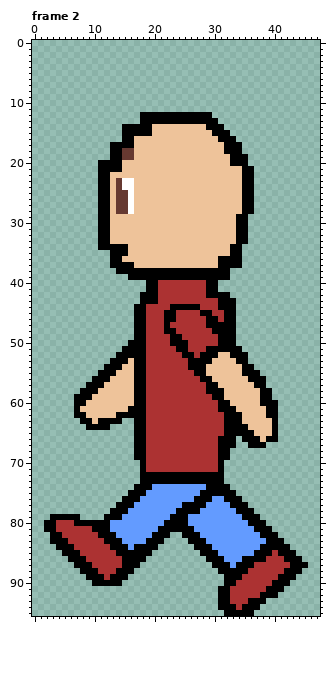
Two states of a pixel-art file, images/test/PlrSpriteTest/AnimationTesting/Done/PlrLeftSideWalk.ase. Above, as it was before the edit.
48x96 pixels, 4 frames. Shown: frame 2. The commit also changed other frames, which this record leaves out.
The same view after the edit:
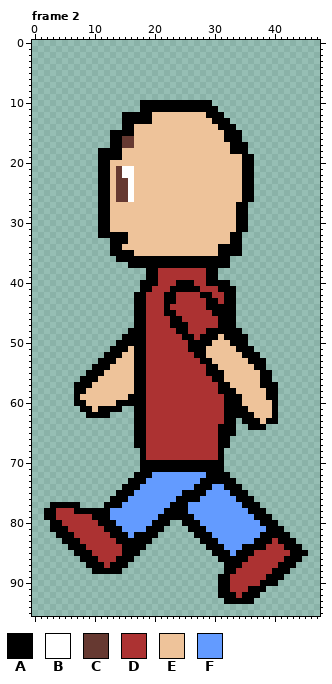
Palette (. is transparent): A #000000  B #ffffff  C #663931  D #ac3232  E #eec39a  F #639bff
Author's note on the commit: edited rendering logic and walk animation
Change:
layer "Whole" now shown
layer "Head" now hidden
layer "Shirt" now hidden
layer "Arms" now hidden
layer "Pants" now hidden
layer "Feet" now hidden
Changed rows in their new state; - is an unchanged pixel.
Frame 2:
first column x 11:
10 -------AAAAAAAAAAAA-------
11 -------AAAAAAAAAAAAA------
12 ----AAA--EEEEEEEEE-AA-----
13 ----AAA--EEEEEEEEEE-AA----
14 ------EEE---------EE-AA---
15 --AA--EEE----------EE-AA--
16 --AACC--------------E--A--
17 ----CC---------------E--A-
18 AA--EE---------------E--A-
19 AA--EE----------------EE-A
20 --EE------------------EE-A
21 --ECBB--------------------
22 ---CBB--------------------
23 ----C---------------------
24 ----C---------------------
27 ---EEE-----------------A-.
28 ---EEE-----------------A-.
first column x 2:
32 -----------AAA-----------------A-.----------
33 ---------..AAA-----------------A-.----------
34 ---------..--E---------------AA-------------
35 --------------A--------------AA-------------
36 -----------.-AAAAAAAAAAAAAAAA--..-----------
37 -----------...-AAAAAAAAAAAAAA--..-----------
38 ------------.....--DDDDDDDD--..-------------
39 --------------...--DDDDDDDD--..-------------
40 ----------------A-----AAA----AA-------------
41 ----------------A-D--AAAAA-DDAAA------------
42 ---------------A-DD-AA----A-DD-A------------
43 ---------------A-DD-AA-----AAD--------------
44 --------------------ADDDDD-AA---------------
45 --------------------------DDAA--------------
46 --------------------D-A----DDA--------------
47 --------------------DAAA---DD---------------
48 --------------A-----DDAA---A----A-----------
49 -------------AA------DDAA-AAAE--AA----------
50 ------------AA-------DDDAAAAEEE-AA----------
51 -----------AA-E-------DDAAAEEEEE-AA---------
52 ----------AA-EE--------DDA-EE--EE-AA--------
53 ---------AA-EE----------DD------EEAAA-------
54 --------AA-EE-----------DDDAA----EEAA-------
55 -------AA-EE-------------DDAAA---EEEAA------
56 ------AA-EE---------------DDAA----EE-A------
57 -----AA-EE-----------------DDAA----E-AA-----
58 -----A-EE------------------DD-AA----E-A-----
59 ------EE------A-------------DDAAA---E-A-----
60 ------------AAA--------------D-AA---EE------
61 -----.AA-AAAA..--------------D--AA---E------
62 -----..AAAA....------------------AA--E------
63 ------.......-------------------.AAA-A------
64 -------....------------------A--..AAA..-----
65 -----------------------------A--.......-----
66 -------------------------------.-......-----
67 -------------------------------.--...-------
68 ---------------.--------------.-------------
69 ---------------.--------------.-------------
70 -----------------AAAAAAAAAAAA---------------
71 -----------------AAAAAAAAAAAA---------------
72 ---------------A--FFFFFFFFF---A-------------
73 --------------AA-FFFFFFFFF----AA------------
74 -------------AA-FF-------AA-FF-AA-----------
75 ------------AA-FF------AAA-FFFF-AA----------
76 -----------AA-FF------AAA-FF--FF-AA---------
77 -AAAAA----AA-FF------AA-FFF----FF-AA--------
78 AADDDAAAAAAFFF------AA--FF------FF-AA-------
79 A-DDDDDDAA-FF------AA---A--------FF-AA------
80 .-A--DDDD--A------AA-..-AA--------FF-AA-----
81 .-AA----DD-AA----AA-....-AA--------FF-AA----
82 -.-AA----DD-AA-AAA-..--..-AA-----------AA---
83 -..-AA----DD-AAAA-..----..-AA------AA-D-AA--
84 --..-AA----DD-A--..------..-AA---AAA-DDD-AA-
85 ---..-AA----D---..--------..-AA-AAADDD-DD-AA
86 ----..-AA---A--..----------..-AAA-DDD-------
87 -----..-AA-AA-..------------..-A-DD----AA-..
88 ------..-AAA-..--------------.--DD----AA-..-
89 -------.......---------------A-DD----AA-..--
90 --------.....----------------A-D----AA-..---
91 ----------------------------------AAA...----
92 -------------------------------A-AAA...-----
93 -----------------------------.-AAA-..-------
94 -----------------------------.......--------
95 ------------------------------.....---------
Changed places in both pictures, as pixel boxes (x1, y1, x2, y2):
changed: (44, 100, 308, 616)
